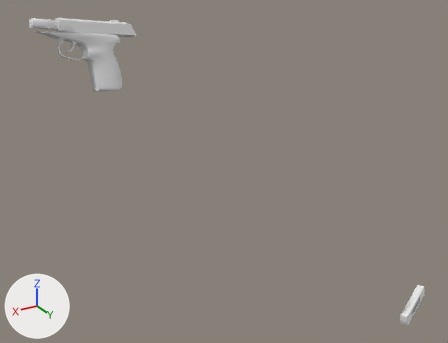
An edit to the OBJ model Vertex_Animation_Compiler/Assets/Makarov_Pistol_Reload157.obj, drawn before and after from the same camera.
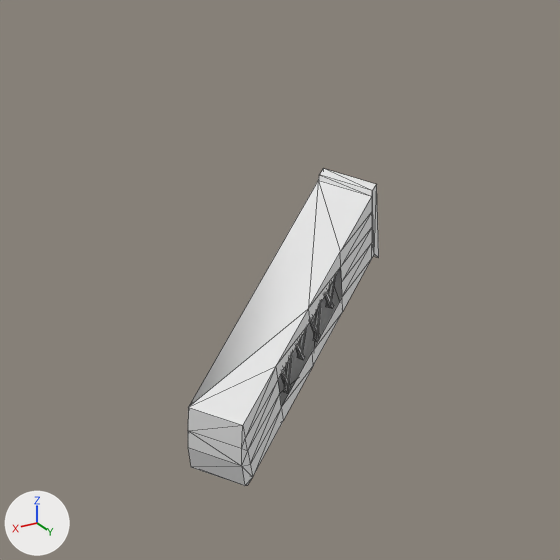
The first picture shows the older version from a 50 mm camera at (0.706, 0.891, 0.138) aimed at (0.188, 0.028, -0.293). The close-ups show both versions on the part from 84% to 100% of the width and 77% to 98% of the height of that picture; other places that the commit changed are outside them. Every picture has the same lights, and +X, +Y and +Z are marked at lower left. The close-ups show mesh edges as thin lines. Where no turn or scale is listed for an object, it has been applied to the vertices.

The first close-up shows 'Magazine_Cube.011'.
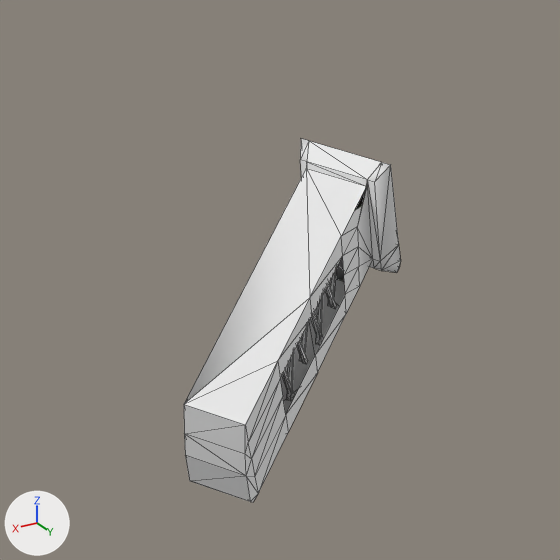
What differs and where, as boxes [x1, y1, x2, y2] in the close-ups (560 x 560 px):
'Magazine_Cube.011', reshaped (14% wider, 14% taller): before [188, 168, 379, 486]; after [184, 139, 401, 502]
part 1 of me_magazine_cube_011, rebuilt (14% wider, 14% taller): before [188, 168, 379, 486]; after [184, 139, 401, 502]
part 2 of me_magazine_cube_011, rebuilt (9% wider, 42% taller): before [324, 291, 334, 309]; after [325, 283, 336, 309]
part 3 of me_magazine_cube_011, rebuilt (18% wider, 43% taller): before [281, 370, 291, 390]; after [282, 369, 294, 398]
part 4 of me_magazine_cube_011, rebuilt (11% narrower, 26% taller): before [284, 355, 292, 393]; after [287, 353, 294, 401]
part 5 of me_magazine_cube_011, rebuilt: before [326, 278, 335, 307]; after [328, 268, 337, 307]
part 6 of me_magazine_cube_011, rebuilt: before [297, 330, 306, 359]; after [299, 325, 308, 362]
part 7 of me_magazine_cube_011, rebuilt (11% narrower, 27% taller): before [313, 303, 321, 342]; after [316, 295, 323, 345]
part 8 of me_magazine_cube_011, rebuilt (20% wider, 39% taller): before [296, 343, 305, 360]; after [297, 340, 308, 364]
part 9 of me_magazine_cube_011, rebuilt (18% wider, 45% taller): before [310, 317, 320, 338]; after [311, 311, 323, 342]

Edits to the bpy script that builds the scene:
```text
Change me_magazine_cube_011:
    used by ob_magazine_cube_011; location = (0.0, 0.0, 0.0)
    remove me_magazine_cube_011.from_pydata(...)  # 140 vertices, 222 faces; spans x -0.1501..-0.0692, y 0.2081..0.2498, z -0.5838..-0.5362
    add me_magazine_cube_011.from_pydata(...)  # 164 vertices, 270 faces; spans x -0.1538..-0.0684, y 0.203..0.2504, z -0.5895..-0.5269
    me_magazine_cube_011 part 1: the loose piece of 44 vertices spanning x -0.1501..-0.0692, y 0.2081..0.2498, z -0.5838..-0.5362 is rebuilt with 68 vertices and now spans x -0.1538..-0.0684, y 0.203..0.2504, z -0.5895..-0.5269
    me_magazine_cube_011 part 2: the loose piece of 8 vertices spanning x -0.1271..-0.1174, y 0.227..0.2303, z -0.5619..-0.5485 is rebuilt with 8 vertices and now spans x -0.1274..-0.116, y 0.2274..0.2311, z -0.5617..-0.5439
    me_magazine_cube_011 part 3: the loose piece of 8 vertices spanning x -0.1042..-0.0947, y 0.2363..0.2394, z -0.5716..-0.558 is rebuilt with 8 vertices and now spans x -0.1053..-0.0941, y 0.2366..0.2401, z -0.5741..-0.556
    me_magazine_cube_011 part 4: the loose piece of 8 vertices spanning x -0.1037..-0.1018, y 0.2353..0.2379, z -0.5719..-0.5563 is rebuilt with 8 vertices and now spans x -0.1043..-0.1018, y 0.2359..0.2383, z -0.5745..-0.5539
    me_magazine_cube_011 part 5: the loose piece of 8 vertices spanning x -0.1289..-0.1247, y 0.2248..0.2282, z -0.5613..-0.5459 is rebuilt with 8 vertices and now spans x -0.1273..-0.1249, y 0.2254..0.2286, z -0.5609..-0.5407
    me_magazine_cube_011 part 6: the loose piece of 8 vertices spanning x -0.1132..-0.109, y 0.231..0.2344, z -0.5668..-0.5514 is rebuilt with 8 vertices and now spans x -0.1121..-0.1096, y 0.2316..0.2348, z -0.5678..-0.5476
    me_magazine_cube_011 part 7: the loose piece of 8 vertices spanning x -0.1195..-0.1175, y 0.229..0.2316, z -0.5664..-0.5508 is rebuilt with 8 vertices and now spans x -0.1196..-0.117, y 0.2297..0.2321, z -0.5675..-0.547
    me_magazine_cube_011 part 8: the loose piece of 8 vertices spanning x -0.1114..-0.1017, y 0.2333..0.2366, z -0.5674..-0.554 is rebuilt with 8 vertices and now spans x -0.1121..-0.1007, y 0.2336..0.2373, z -0.5687..-0.5509
    me_magazine_cube_011 part 9: the loose piece of 8 vertices spanning x -0.1199..-0.1104, y 0.2301..0.2332, z -0.5661..-0.5525 is rebuilt with 8 vertices and now spans x -0.1206..-0.1094, y 0.2304..0.2339, z -0.5671..-0.5491
```
